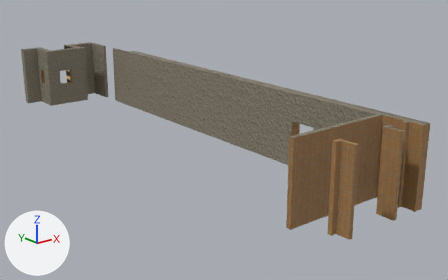
The OBJ model LaboReV/data/baker/f1/couloir_f1.obj as it was, and as the next commit left it.
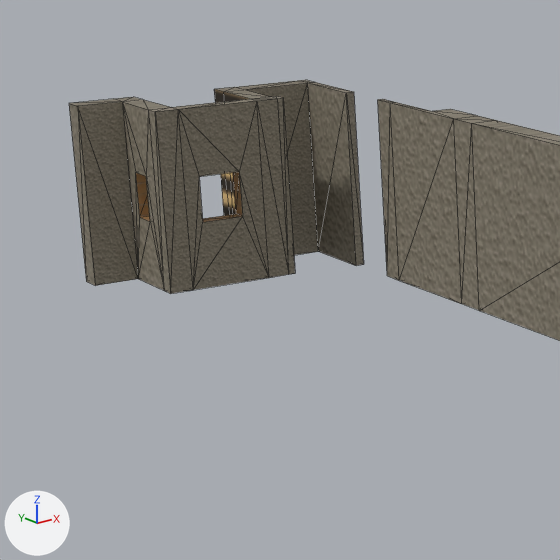
Old and new are each drawn whole from a 50 mm camera at (-4.3, -4.48, 6.2) aimed at (7.69, 10.51, 0.21) and again close up on the part from 0% to 37% of the width and 7% to 66% of the height. Lighting does not change. The marker at lower left points along +X, +Y and +Z. The close-ups show mesh edges as thin lines. Where no turn or scale is listed for an object, it has been applied to the vertices.

The scene before the commit, as lines of its bpy script (objects in view):
```python
me_cube_cube_000 = bpy.data.meshes.new('Cube_Cube.000')
me_cube_cube_000.from_pydata(...)  # 164 vertices, 324 faces; spans x 5.0..8.3, y 3.5..20.3, z 0.0..2.2
# faces by material slot: [186, 58, 80]
me_cube_cube_000.materials.append(mat_murin_001)  # picture img_wall_png
me_cube_cube_000.materials.append(mat_mur_001_ext_mur_png)  # picture img_ext_mur_png
me_cube_cube_000.materials.append(mat_ceramic)  # picture img_ceramic_jpg
ob_cube_cube_000 = bpy.data.objects.new('Cube_Cube.000', me_cube_cube_000)
ob_cube_cube_000.location = (0.0, 0.0, 0.0)
```
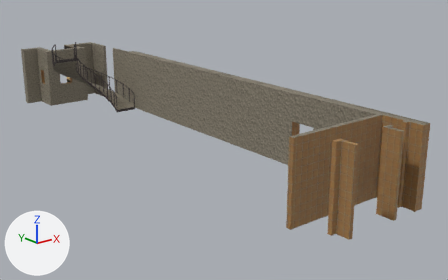
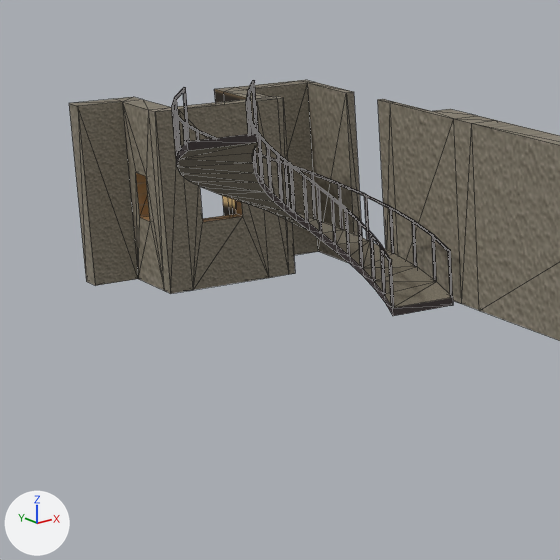
What the commit changed:
Picture 'marron.jpg' (img_marron_jpg) is new.
Material 'Marron' (mat_marron) is new.
Its texture is img_marron_jpg.
Its roughness is 0.69.
Material 'MurIn.001_wall.png.006' (mat_murin_001_wall_png_006) is new.
Its texture is img_wall_png.
Its roughness is 0.69.
me_cube_cube_000 is used by ob_cube_cube_000; location (0.0, 0.0, 0.0).
me_cube_cube_000 had 164 vertices, 324 faces and spanned x 5.0..8.3, y 3.5..20.3, z 0.0..2.2.
me_cube_cube_000 now has 606 vertices, 1200 faces and spans x 4.8..8.3, y 3.5..20.3, z 0.0..2.9.
me_cube_cube_000 part 1: a new loose piece of 442 vertices spanning x 4.8..7.9, y 16.4..18.0, z 0.0..2.9.
me_cube_cube_000 now uses material mat_murin_001_wall_png_006 (picture img_wall_png).
me_cube_cube_000 now uses material mat_marron (picture img_marron_jpg).

Pixel boxes [x1, y1, x2, y2] of what changed, in the close-ups (560 x 560 px):
part 1 of me_cube_cube_000, added: after [172, 80, 453, 316]
